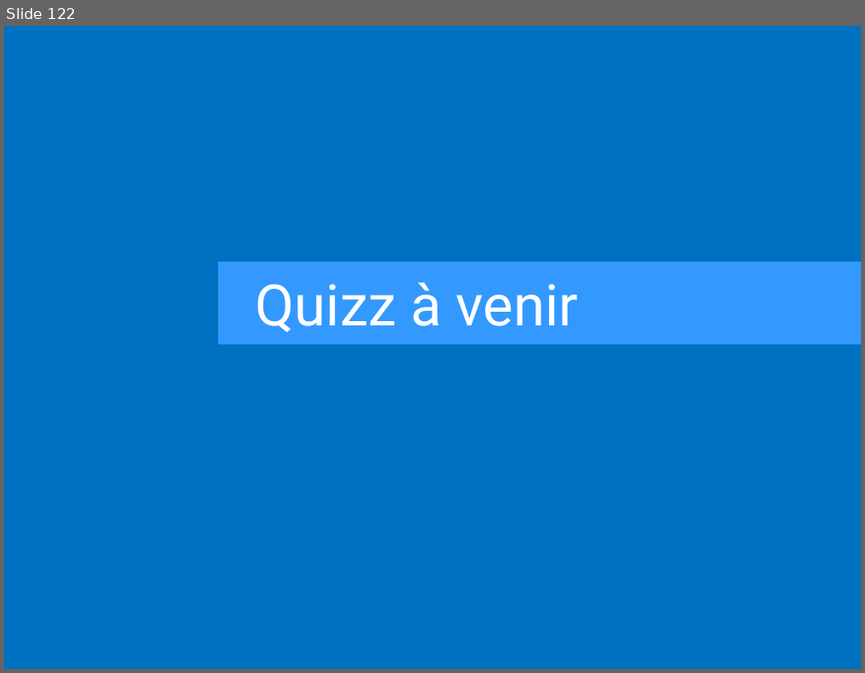
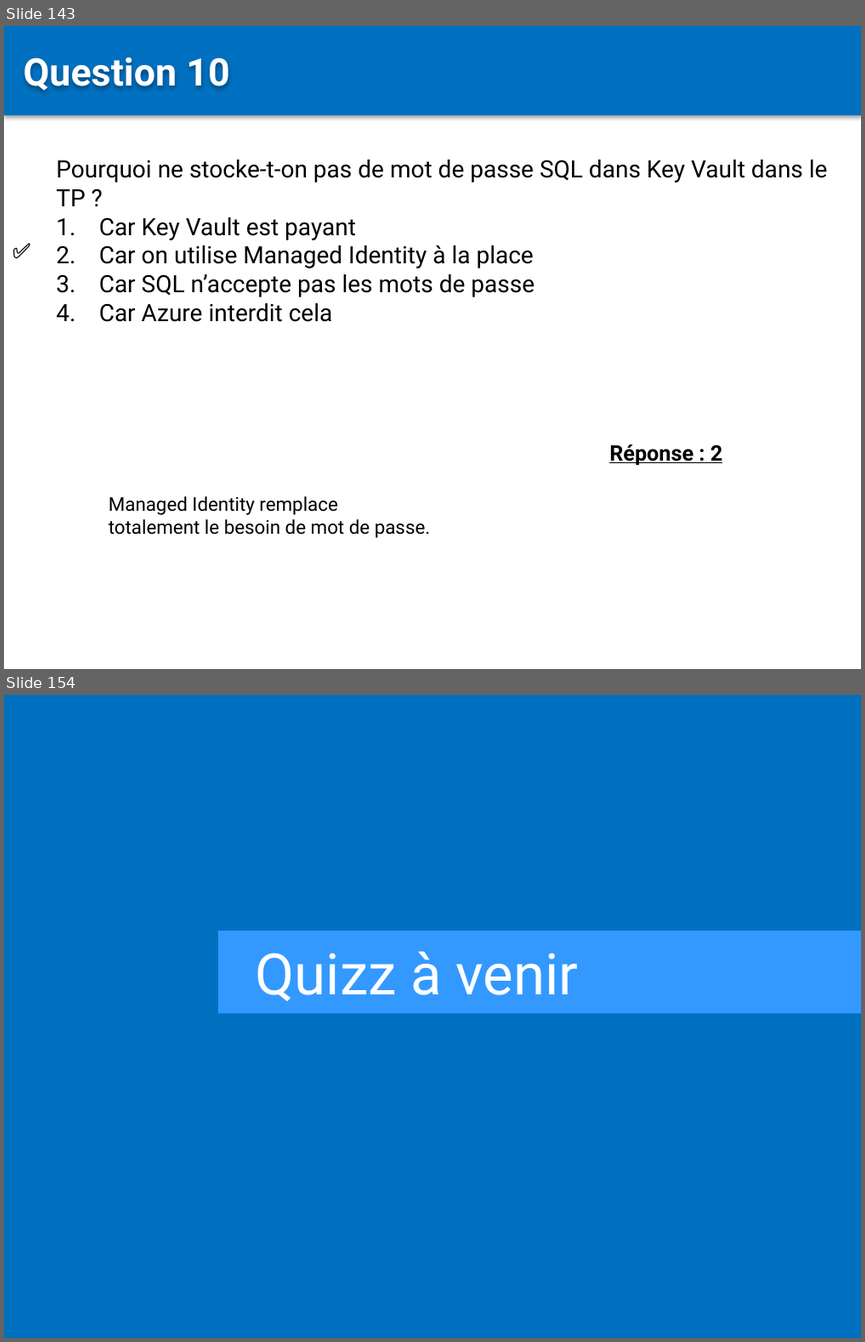
Before and after one commit to Sybaris-Classroom/az-204, a slide deck: Quiz/Quiz.pptx. Shown one above the other, each under a label of ours: slide 122 before the commit, slides 143 and 154 after it; the slides between them are not shown. The pictures are 865x673 and 865x1342 pixels, drawn with LibreOffice and Linux fonts; fonts in the diff are those of the drawing. Boxes give left, top, right and bottom in pixels: in the first picture for what was removed or moved away, otherwise in the second. Text is boxed around its words. In the diff, an @@ line names an element or a change of style, - is before the commit and + after.

```diff
--- a/Quiz/Quiz.pptx
+++ b/Quiz/Quiz.pptx
@@ slide 143 added at (4, 26, 861, 669), background #FFFFFF @@
@@ rectangle added at (4, 26, 861, 115), fill #0070C0 @@
@@ text added at (24, 57, 229, 91), 32 pt, text #FFFFFF, bold @@
+Question 10
@@ text added at (56, 159, 828, 322), 20 pt, text #000000 @@
+Pourquoi ne stocke-t-on pas de mot de passe SQL dans Key Vault dans le TP ?
+1. Car Key Vault est payant
+2. Car on utilise Managed Identity à la place
+3. Car SQL n’accepte pas les mots de passe
+4. Car Azure interdit cela
@@ text added at (4, 233, 56, 267), 18 pt, text #000000, bold @@
+✅
@@ text added at (609, 444, 722, 465), 18 pt, text #000000, bold, underline @@
+Réponse : 2
@@ text added at (109, 496, 430, 538), 16 pt, text #000000 @@
+Managed Identity remplace totalement le besoin de mot de passe.
@@ what was slide 122 is now slide 154 @@
```
Also in this commit, not shown: 1 slide changed, 32 other slides added, 57 other files.
